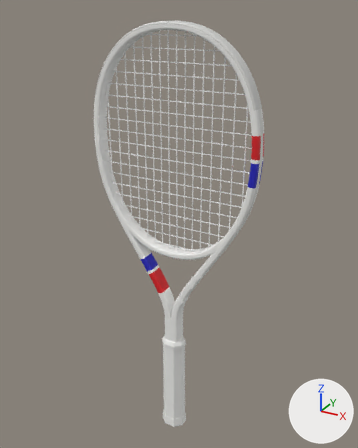
The glTF model assets/realistic/tecnifibre-tfight-270-2025.glb: old version first, new version second.
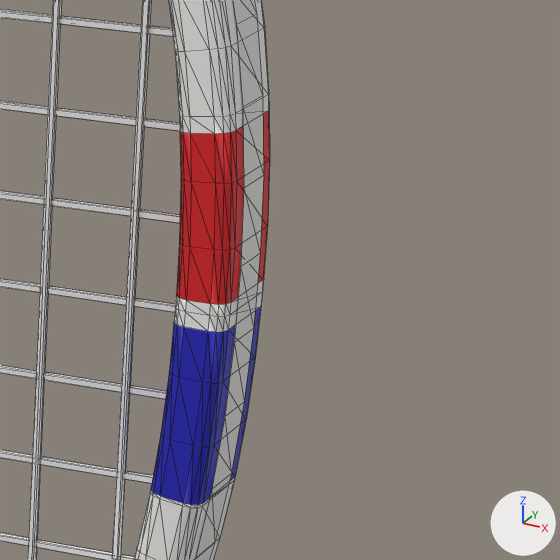
The first picture shows the older version from a camera (50 mm lens) standing at (0.345, -0.609, 0.704) and looking at (-0.002, 0.021, 0.388). The close-ups show the older and then the newer version on the part from 63% to 85% of the width and 26% to 44% of the height of that picture. Only the edits that show in the close-ups are written down. The axes (+X, +Y, +Z) are drawn at lower right. The lights are the same throughout. The close-ups show mesh edges as thin lines. Where no turn or scale is listed for an object, it has been applied to the vertices. Vertices at exactly the same position are counted once.

The scene before the commit, as lines of its bpy script (objects in view):
```python
me_frame = bpy.data.meshes.new('frame')
me_frame.from_pydata(...)  # 1872 vertices, 3680 faces; spans x -0.134..0.134, y -0.011..0.011, z -0.254..0.254
me_frame.materials.append(mat_mat_frame)
me_grommets = bpy.data.meshes.new('grommets')
me_grommets.from_pydata(...)  # 52 vertices, 48 faces; spans x -0.134..0.134, y -0.005..0.005, z -0.086..0.086
me_grommets.materials.append(mat_mat_grommets)  # light grey #e4e4e1
me_strings_mains = bpy.data.meshes.new('strings_mains')
me_strings_mains.from_pydata(...)  # 128 vertices, 128 faces; spans x -0.111..0.111, y -0.001..0.001, z -0.161..0.161
me_strings_mains.materials.append(mat_mat_strings_mains)  # white #f2f2f2
ob_frame = bpy.data.objects.new('frame', me_frame)
ob_frame.location = (0.0, 0.0, 0.4319)
ob_grommets = bpy.data.objects.new('grommets', me_grommets)
ob_grommets.location = (0.0, 0.0, 0.4974)
ob_strings_mains = bpy.data.objects.new('strings_mains', me_strings_mains)
ob_strings_mains.location = (0.0, -0.0003, 0.5141)
# also in view: 'strings_crosses' at (0.0, 0.0, 0.514)
```
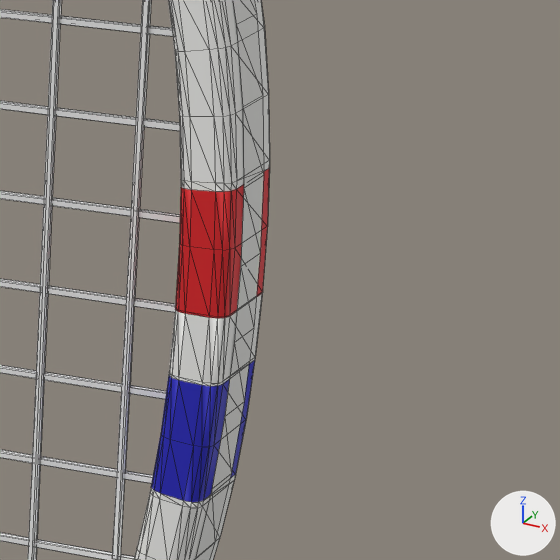
Boxes [x1, y1, x2, y2] around the edits, measured in the close-ups (560 x 560 px; the box of a moved part takes in the faces that stretch with it):
'frame', reshaped, recoloured (lighter)
    both: [134, 0, 270, 560]
part 1 of me_frame, moved or reshaped
    before: [169, 290, 263, 383]
    after: [169, 292, 263, 386]
part 2 of me_frame, moved or reshaped
    before: [175, 161, 269, 317]
    after: [175, 169, 269, 318]
part 3 of me_frame, moved or reshaped
    before: [180, 111, 270, 250]
    after: [180, 160, 270, 250]
part 4 of me_frame, moved or reshaped
    before: [179, 93, 269, 180]
    after: [179, 93, 270, 189]
part 5 of me_frame, recoloured
    before: [180, 111, 270, 183]
    after: [181, 160, 270, 192]
part 6 of me_frame, recoloured
    before: [175, 278, 264, 317]
    after: [175, 290, 263, 318]
part 7 of me_frame, recoloured
    before: [169, 307, 261, 383]
    after: [169, 356, 256, 386]

What changed in the scene script:
```text
Change me_frame:
    where me_frame.from_pydata(...)  # 1872 vertices, 3680 faces; spans x -0.134..0.134, y -0.011..0.011, z -0.254..0.254
    used by ob_frame; location = (0.0, 0.0, 0.4319)
    me_frame part 1: all 16 vertices in x 0.123..0.133, y -0.011..0.011, z 0.082..0.083 are moved by (0.0, 0.0, -0.01)
    me_frame part 2: 18 of the vertices in x 0.123..0.134, y -0.011..0.011, z 0.087..0.11 are moved by (0.0, 0.0, -0.002)
    me_frame part 3: 14 of the vertices in x 0.123..0.133, y -0.011..0.011, z 0.109..0.11 are moved by (0.0, 0.0, -0.001)
    me_frame part 4: all 16 vertices in x 0.122..0.132, y -0.011..0.011, z 0.118..0.119 are moved by (0.001, 0.0, -0.009)
    me_frame part 5: 64 faces centred in x -0.026..0.133, y -0.011..0.011, z -0.159..0.116 are repainted in the vertex colours; the middle colour goes from red #de1c22 to white #f3f3f0
    me_frame part 6: 32 faces centred in x 0.123..0.134, y -0.011..0.011, z 0.086..0.087 are repainted in the vertex colours; the middle colour goes from white #f3f3f0 to red #de1c22
    me_frame part 7: 32 faces centred in x 0.123..0.133, y -0.011..0.011, z 0.076..0.079 are repainted in the vertex colours; the middle colour goes from blue #2222bd to white #f3f3f0
```
